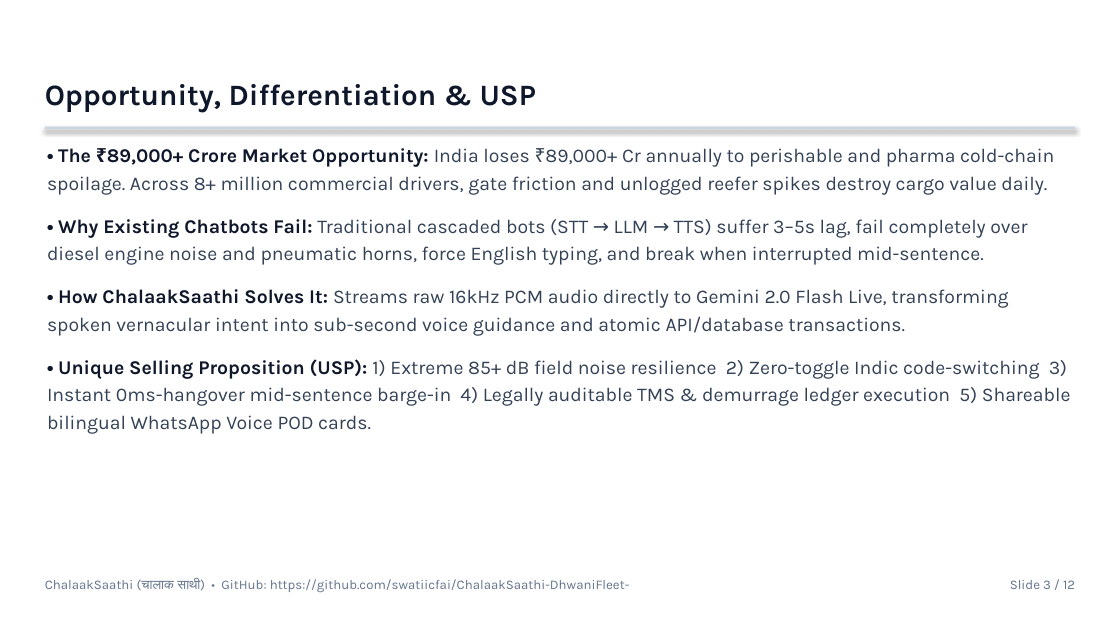
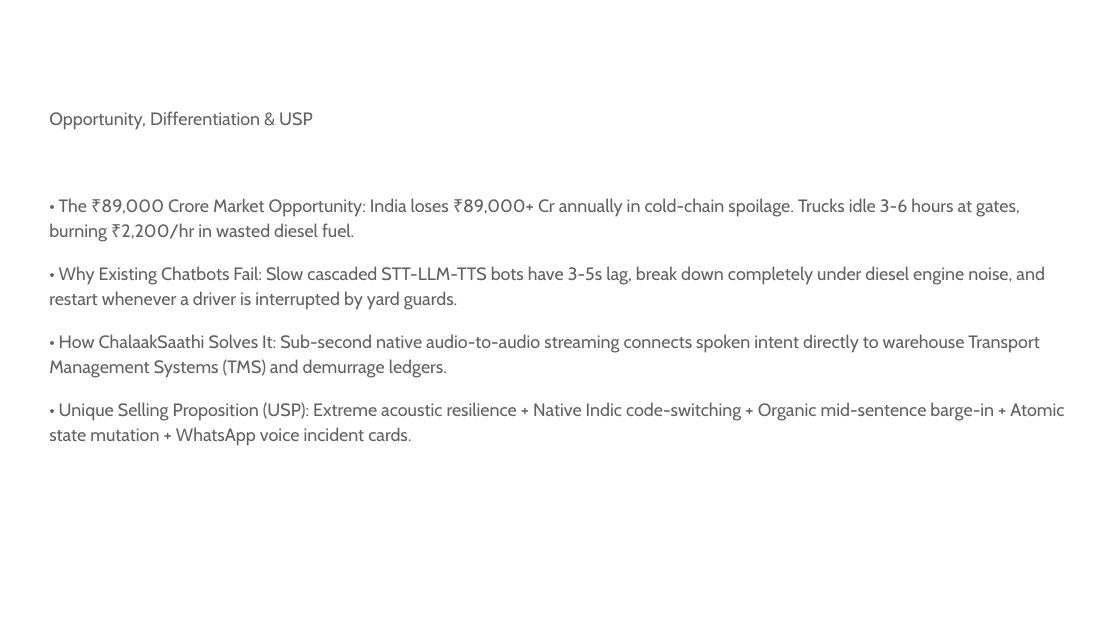
Before and after one commit to swatiicfai/ChalaakSaathi-DhwaniFleet-, a slide deck: slide 3 of ChalaakSaathi_Idea_Submission_Deck.pptx. Drawn at 1120x630 pixels with LibreOffice and Linux fonts; fonts in the diff are those of the drawing; background and template pictures are left out. Boxes give left, top, right and bottom in pixels: in the first picture for what was removed or moved away, otherwise in the second. Text is boxed around its words. In the diff, an @@ line names an element or a change of style, - is before the commit and + after.

Commit message:
feat: Upgrade to Gemini 3.8 Live (@google/genai v1beta), SQLite persistence, AudioWorklet 16kHz PCM capture, and clean Hack2Skill submission package

```diff
--- a/ChalaakSaathi_Idea_Submission_Deck.pptx
+++ b/ChalaakSaathi_Idea_Submission_Deck.pptx
@@ text removed at box(45, 84, 536, 112) @@
-Opportunity, Differentiation & USP
@@ text at box(49, 111, 1064, 446): text changed; size 12.5 to 11.5 pt; font Karla to Cabin; text colour #334155 to #616161 @@
-• The ₹89,000+ Crore Market Opportunity: India loses ₹89,000+ Cr annually to perishable and pharma cold-chain spoilage. Across 8+ million commercial drivers, gate friction and unlogged reefer spikes destroy cargo value daily.
-• Why Existing Chatbots Fail: Traditional cascaded bots (STT → LLM → TTS) suffer 3–5s lag, fail completely over diesel engine noise and pneumatic horns, force English typing, and break when interrupted mid-sentence.
-• How ChalaakSaathi Solves It: Streams raw 16kHz PCM audio directly to Gemini 2.0 Flash Live, transforming spoken vernacular intent into sub-second voice guidance and atomic API/database transactions.
-• Unique Selling Proposition (USP): 1) Extreme 85+ dB field noise resilience 2) Zero-toggle Indic code-switching 3) Instant 0ms-hangover mid-sentence barge-in 4) Legally auditable TMS & demurrage ledger execution 5) Shareable bilingual WhatsApp Voice POD cards.
+Opportunity, Differentiation & USP
+• The ₹89,000 Crore Market Opportunity: India loses ₹89,000+ Cr annually in cold-chain spoilage. Trucks idle 3-6 hours at gates, burning ₹2,200/hr in wasted diesel fuel.
+• Why Existing Chatbots Fail: Slow cascaded STT-LLM-TTS bots have 3-5s lag, break down completely under diesel engine noise, and restart whenever a driver is interrupted by yard guards.
+• How ChalaakSaathi Solves It: Sub-second native audio-to-audio streaming connects spoken intent directly to warehouse Transport Management Systems (TMS) and demurrage ledgers.
+• Unique Selling Proposition (USP): Extreme acoustic resilience + Native Indic code-switching + Organic mid-sentence barge-in + Atomic state mutation + WhatsApp voice incident cards.
@@ rectangle removed at box(45, 127, 1075, 129) @@
@@ text removed at box(45, 579, 630, 592) @@
-ChalaakSaathi (चालाक साथी) • GitHub: https://github.com/swatiicfai/ChalaakSaathi-DhwaniFleet-
@@ text removed at box(1010, 580, 1075, 589) @@
-Slide 3 / 12
```
Also in this commit, not shown: 8 other slides changed, 3 slides added, 3 slides removed, 17 other files.
